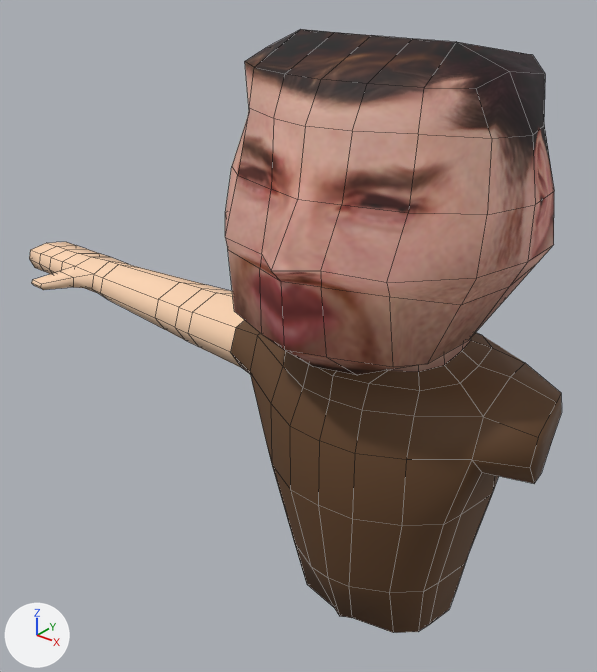
Before and after pictures for a commit that changed the FBX model The-Following/Assets/Models/CharacterNr3 (armadded)/Animations_ZombieArmAdded.fbx.
Camera for both pictures: a camera (50 mm lens) standing at (0.89, -1.303, 1.986) and looking at (-0.277, 0.155, 1.082). Lighting does not change. The marker at lower left points along +X, +Y and +Z. Mesh edges are drawn as thin lines. Where no turn or scale is listed for an object, it has been applied to the vertices.

Objects in the first picture: 'Character'.
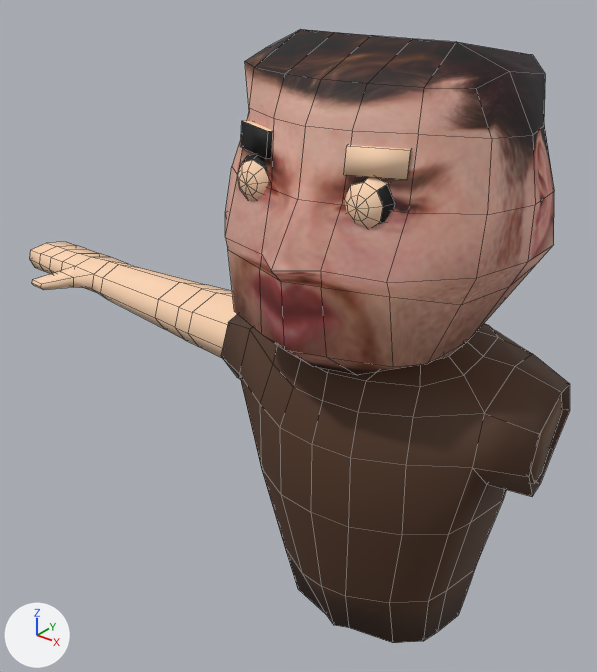
Commit message: CharacterNr3 has been updated [Part 1]

Boxes [x1, y1, x2, y2] around the edits, measured in the pictures (597 x 672 px):
'Character', reshaped
    before: [29, 29, 562, 633]
    after: [29, 29, 570, 643]
part 1 of me_plane, added (beige)
    after: [345, 177, 395, 227]
part 2 of me_plane, added (beige)
    after: [237, 154, 268, 200]
part 3 of me_plane, added (brown)
    after: [221, 314, 570, 643]
part 4 of me_plane, added
    after: [240, 120, 412, 180]

What the commit changed:
Picture 'CM_Shirt.png' (img_cm_shirt_png) is new.
Material 'Shirt' (mat_shirt) is new.
Its texture is img_cm_shirt_png.
Its roughness is 0.69.
me_plane is used by ob_character; location (0.01, 0.0, 1.001).
me_plane had 388 vertices, 378 faces and spanned x -1.31..0.4, y -0.28..0.37, z -0.55..0.82.
me_plane now has 696 vertices, 674 faces and spans x -1.31..0.4, y -0.28..0.39, z -0.55..0.82.
me_plane part 1: a new loose piece, a UV sphere (9 segments, 7 rings, poles along y) spanning x 0.067..0.168, y -0.196..-0.09, z 0.523..0.623, in mat_material (picture img_cm_character_png).
me_plane part 2: a new loose piece, a UV sphere (9 segments, 7 rings, poles along y) spanning x -0.18..-0.079, y -0.196..-0.09, z 0.523..0.623, in mat_material (picture img_cm_character_png).
me_plane part 3: a new loose piece of 180 vertices spanning x -0.4..0.4, y -0.16..0.39, z -0.53..0.21, in mat_shirt (picture img_cm_shirt_png).
Part 4, on me_plane:
8 vertices are added at x -0.19..0.18, y -0.18..-0.12, z 0.62.
8 new vertices lie (0.0, 0.0, 0.05) away from vertices in x -0.19..0.18, y -0.18..-0.12, z 0.62.
12 new faces join them, mat_material (picture img_cm_character_png).
me_plane now uses material mat_shirt (picture img_cm_shirt_png).
